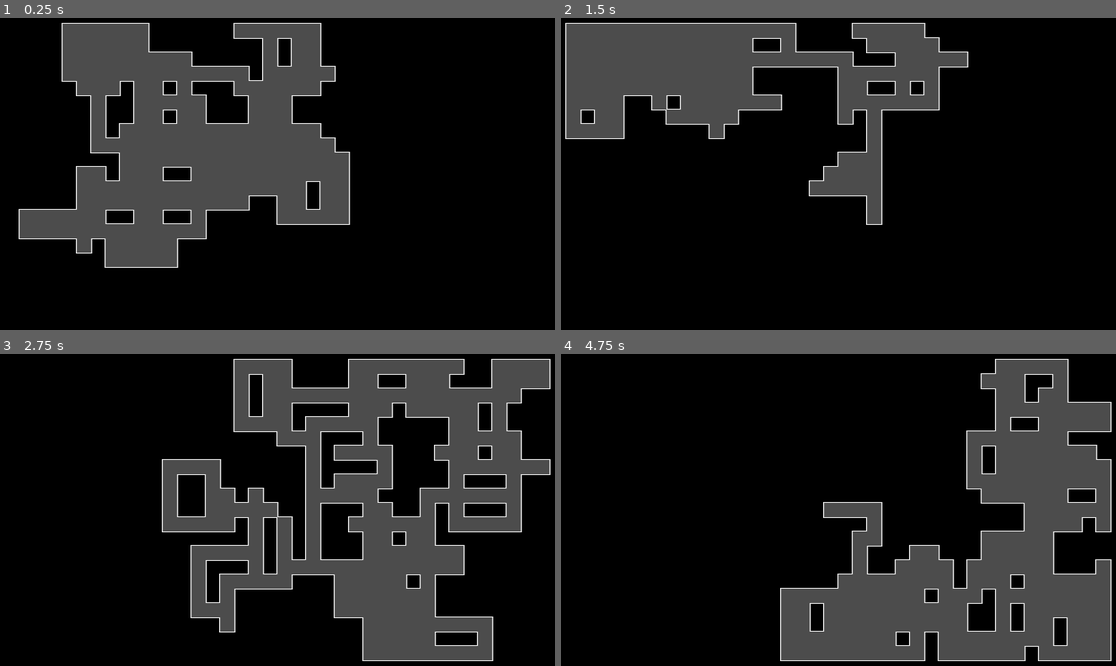
Above: before the commit, frames 1-4 (two rows, left to right).
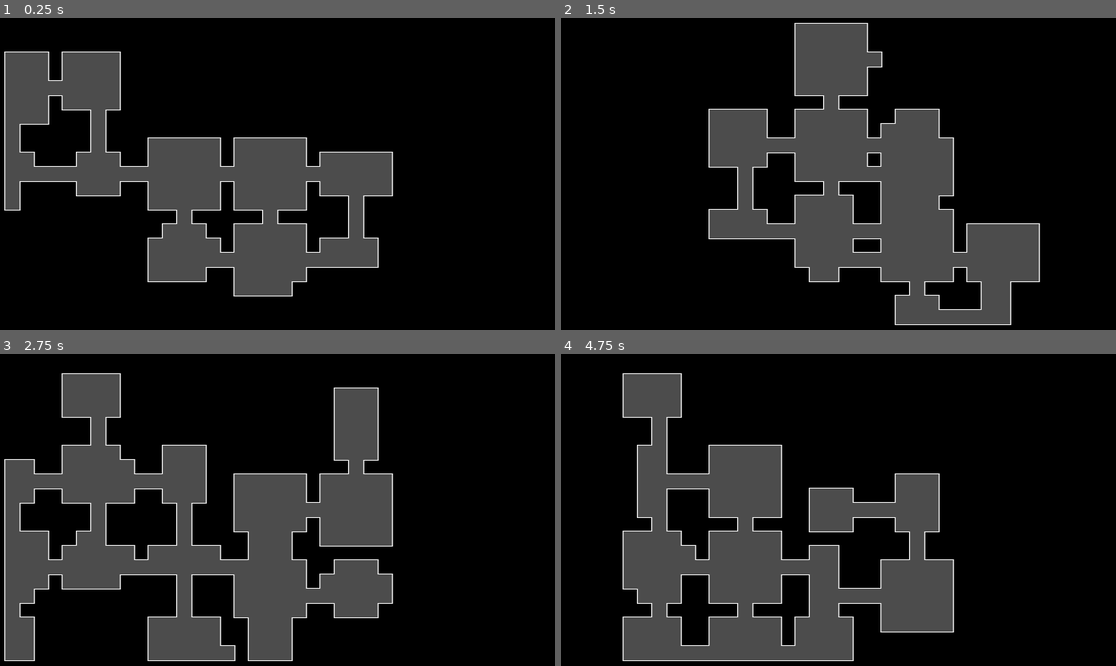
Above: after the commit, the same moments.

Repository: endaye/godot-action-rpg
Game: Godot game, scene res://World.tscn
Same seed, same stepped clock (60 frames per second), same inputs: the game is played once before the commit and once after it.
Inputs:
- Up to frame 1 (0.25 s): no input
- Up to frame 2 (1.5 s): tap Enter (ui_accept) at 0.5, 0.77, 1.25 s
- Up to frame 3 (2.75 s): tap Enter (ui_accept) at 1.52, 2 s
- Up to frame 4 (4.75 s): tap Enter (ui_accept) at 2.75, 3.02, 3.5, 3.77, 4.25, 4.52 s

The runs differ from the first frame. In frame 1, 29% of the frame differs, in the area x 0-71%, y 1-90%; in frame 2, 39%; in frame 3, 46%, in the area x 0-100%, y 1-99%; in frame 4, 44%.

Commit message:
Rooms in a Walker Level Generator

Diff:
--- a/Walker.gd
+++ b/Walker.gd
@@ -16,8 +16,9 @@
 	borders = new_boarders
 
 func walk(steps):
+	create_room(position)
 	for step in steps:
-		if randf() <= 0.25 or steps_since_turn >= 4:
+		if steps_since_turn >= 6:
 			change_direction()
 
 		if step():
@@ -36,6 +37,7 @@
 		return false
 
 func change_direction():
+	create_room(position)
 	steps_since_turn = 0
 	var directions = DIRECTIONS.duplicate()
 	directions.erase(direction)
@@ -43,3 +45,12 @@
 	direction = directions.pop_front()
 	while not borders.has_point(position + direction):
 		direction = directions.pop_front()
+
+func create_room(position):
+	var size = Vector2(randi() % 4 + 2, randi() % 4 + 2)
+	var top_left_corner = (position - size * .5).ceil()
+	for y in size.y:
+		for x in size.x:
+			var new_step = top_left_corner + Vector2(x, y)
+			if borders.has_point(new_step):
+				step_history.append(new_step)
--- a/World.gd
+++ b/World.gd
@@ -10,7 +10,7 @@
 
 func generate_level():
 	var walker = Walker.new(Vector2(19, 11), borders)
-	var map = walker.walk(500)
+	var map = walker.walk(200)
 	walker.queue_free()
 	for location in map:
 		tileMap.set_cellv(location, -1)
--- a/project.godot
+++ b/project.godot
@@ -31,4 +31,5 @@
 
 [rendering]
 
+quality/2d/use_nvidia_rect_flicker_workaround=true
 environment/default_environment="res://default_env.tres"
